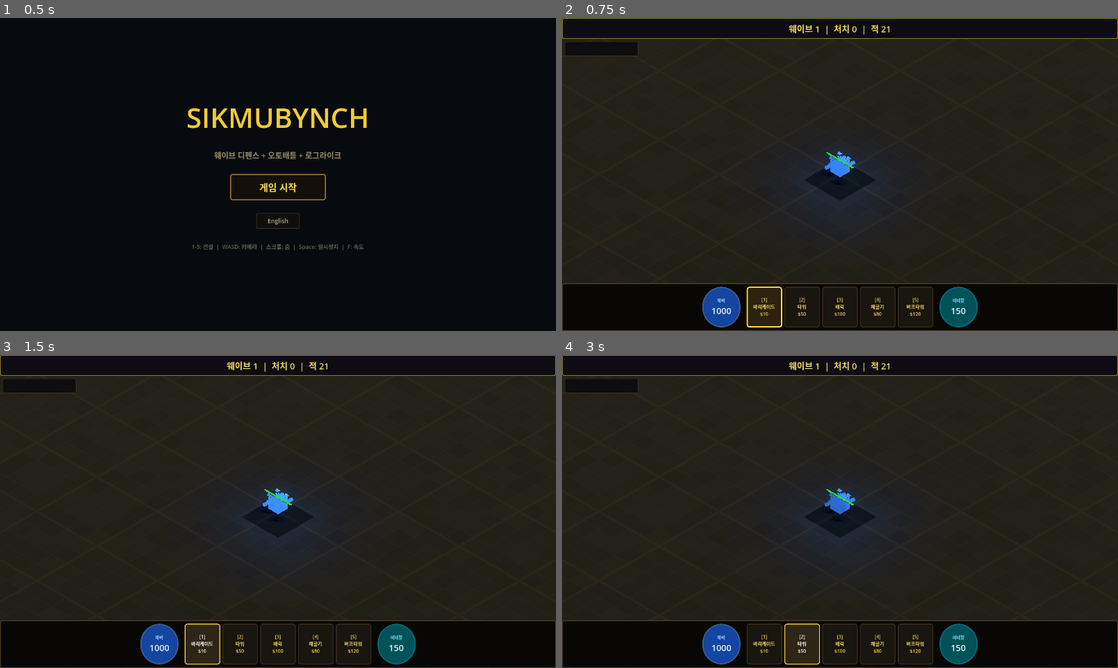
Above: before the commit, frames 1-4 (two rows, left to right).
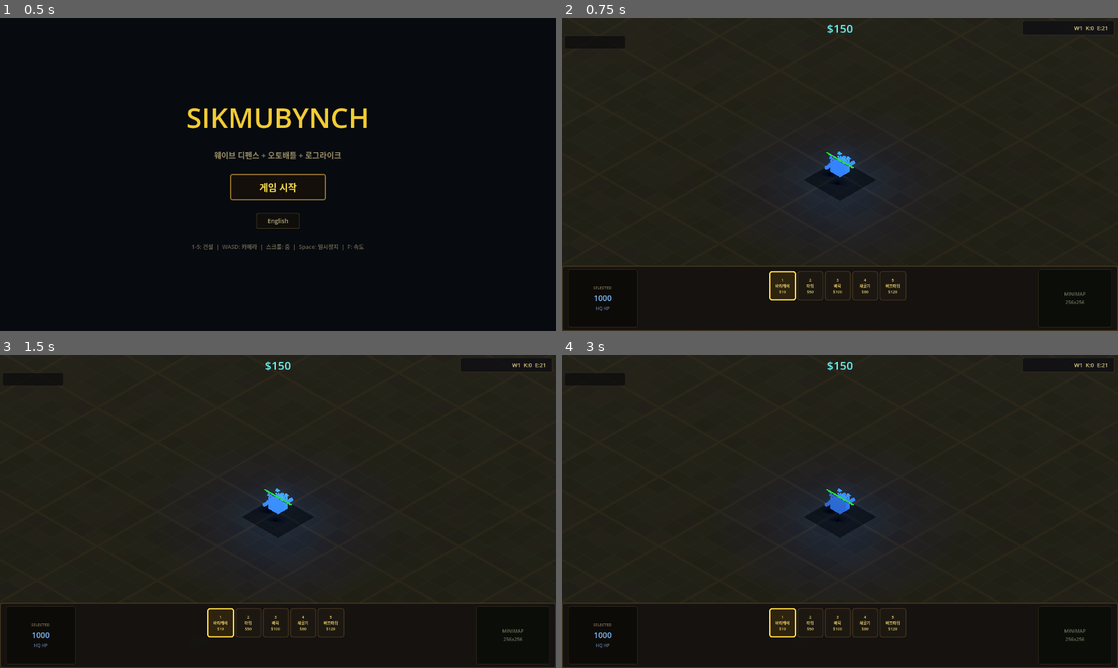
Above: after the commit, the same moments.

Repository: kingkingburger/sikmubynch
Game: Godot game, scene res://scenes/main/title.tscn
Same seed, same stepped clock (60 frames per second), same inputs: the game is played once before the commit and once after it. Sound files missing from this copy of the repository are replaced by a short silence.
Inputs (mouse positions are in pixels of both pictures, inside the frame that each line leads up to):
- Up to frame 1 (0.5 s): no input
- Up to frame 2 (0.75 s): click "게임 시작" at 0.5 s
- Up to frame 3 (1.5 s): click (200, 642) at 1.25 s, where only the run before the commit has a clickable "[1] 바리케이드 $10"
- Up to frame 4 (3 s): click (784, 624) at 2 s, where only the run after the commit has a clickable "1 바리케이 $10"; click (801, 642) at 2.75 s, where only the run before the commit has a clickable "[2] 타워 $50"

Frame 1 is identical in both runs. In frame 2, 5.0% of the frame differs, in the area x 0-100%, y 0-99%; in frame 3, 5.6%; in frame 4, 5.5%.

Commit message:
StarCraft 스타일 UI 레이아웃 전면 교체
- 상단 중앙: 미네랄 대형 숫자
- 상단 우측: 웨이브/킬/적 정보
- 좌측 플로팅: 시너지 패널
- 하단 3분할: 포트레이트(좌) + 빌드 8슬롯(중) + 미니맵(우)
- 오브 UI 제거, 숫자 기반으로 전환

Co-Authored-By: Claude Opus 4.6 (1M context) <noreply@anthropic.com>

Diff:
--- a/project/scenes/main/game.gd
+++ b/project/scenes/main/game.gd
@@ -34,13 +34,13 @@
 
 # UI
 var _canvas: CanvasLayer
-var _top_bar_label: Label
+var _mineral_label: Label
+var _wave_info_label: Label
+var _hp_label: Label
 var _hotbar_label: Label
 var _game_over_panel: PanelContainer
 var _result_label: Label
 var _slot_buttons: Array = []
-var _hp_orb_val: Label
-var _mineral_orb_val: Label
 
 # Reward card UI
 var _card_panel: PanelContainer
@@ -395,89 +395,131 @@
 	_canvas = CanvasLayer.new()
 	add_child(_canvas)
 
-	# --- Top bar ---
-	var top_panel := PanelContainer.new()
-	top_panel.set_anchors_preset(Control.PRESET_TOP_WIDE)
-	top_panel.custom_minimum_size = Vector2(0, 48)
-	top_panel.add_theme_stylebox_override("panel", _create_panel_style(
-		Color(0.04, 0.04, 0.07, 0.92), Color(0.55, 0.45, 0.18), 2))
-	_canvas.add_child(top_panel)
-
-	_top_bar_label = Label.new()
-	_top_bar_label.horizontal_alignment = HORIZONTAL_ALIGNMENT_CENTER
-	_top_bar_label.vertical_alignment = VERTICAL_ALIGNMENT_CENTER
-	_top_bar_label.add_theme_font_size_override("font_size", 20)
-	_top_bar_label.add_theme_color_override("font_color", Color(0.95, 0.85, 0.4))
-	top_panel.add_child(_top_bar_label)
-
-	# --- Bottom bar (Diablo-style: HP orb + build slots + mineral orb) ---
-	var bottom_panel := PanelContainer.new()
-	bottom_panel.set_anchors_preset(Control.PRESET_BOTTOM_WIDE)
-	bottom_panel.custom_minimum_size = Vector2(0, 110)
-	bottom_panel.offset_top = -110.0
-	bottom_panel.add_theme_stylebox_override("panel", _create_panel_style(
-		Color(0.03, 0.025, 0.02, 0.97), Color(0.45, 0.35, 0.18, 0.5), 2))
-	_canvas.add_child(bottom_panel)
-
-	var hbox := HBoxContainer.new()
-	hbox.alignment = BoxContainer.ALIGNMENT_CENTER
-	hbox.add_theme_constant_override("separation", 14)
-	hbox.set_anchors_preset(Control.PRESET_FULL_RECT)
-	bottom_panel.add_child(hbox)
-
-	# --- HP Orb (left) ---
-	var hp_orb := _create_orb(Color(0.08, 0.27, 0.63), Color(0.05, 0.17, 0.45), Color(0.22, 0.37, 0.56))
-	hbox.add_child(hp_orb)
-	var hp_vbox: VBoxContainer = hp_orb.get_child(0)
-	var hp_label: Label = hp_vbox.get_child(0)
-	hp_label.text = Locale.t("hp")
-	hp_label.add_theme_color_override("font_color", Color(0.56, 0.79, 0.98))
-	_hp_orb_val = hp_vbox.get_child(1)
-	_hp_orb_val.add_theme_color_override("font_color", Color(0.89, 0.95, 0.99))
-
-	# --- Build slots (center) ---
+	# --- Top center: Mineral (big, prominent) ---
+	_mineral_label = Label.new()
+	_mineral_label.set_anchors_preset(Control.PRESET_CENTER_TOP)
+	_mineral_label.offset_top = 6.0
+	_mineral_label.offset_left = -80.0
+	_mineral_label.offset_right = 80.0
+	_mineral_label.horizontal_alignment = HORIZONTAL_ALIGNMENT_CENTER
+	_mineral_label.add_theme_font_size_override("font_size", 26)
+	_mineral_label.add_theme_color_override("font_color", Color(0.4, 0.95, 0.95))
+	_canvas.add_child(_mineral_label)
+
+	# --- Top right: Wave / Kills / Time ---
+	var tr_panel := PanelContainer.new()
+	tr_panel.set_anchors_preset(Control.PRESET_TOP_RIGHT)
+	tr_panel.offset_left = -220.0
+	tr_panel.offset_top = 6.0
+	tr_panel.offset_right = -8.0
+	tr_panel.add_theme_stylebox_override("panel", _create_panel_style(
+		Color(0.06, 0.06, 0.08, 0.85), Color(0.3, 0.25, 0.15, 0.4), 1))
+	_canvas.add_child(tr_panel)
+	_wave_info_label = Label.new()
+	_wave_info_label.horizontal_alignment = HORIZONTAL_ALIGNMENT_RIGHT
+	_wave_info_label.add_theme_font_size_override("font_size", 13)
+	_wave_info_label.add_theme_color_override("font_color", Color(0.85, 0.78, 0.5))
+	tr_panel.add_child(_wave_info_label)
+
+	# --- Bottom panel (StarCraft style: portrait | build | minimap) ---
+	var bottom := PanelContainer.new()
+	bottom.set_anchors_preset(Control.PRESET_BOTTOM_WIDE)
+	bottom.custom_minimum_size = Vector2(0, 150)
+	bottom.offset_top = -150.0
+	bottom.add_theme_stylebox_override("panel", _create_panel_style(
+		Color(0.08, 0.07, 0.06, 0.97), Color(0.35, 0.28, 0.15, 0.6), 2))
+	_canvas.add_child(bottom)
+
+	var grid := HBoxContainer.new()
+	grid.set_anchors_preset(Control.PRESET_FULL_RECT)
+	grid.add_theme_constant_override("separation", 0)
+	bottom.add_child(grid)
+
+	# --- Left: Portrait area ---
+	var portrait := PanelContainer.new()
+	portrait.custom_minimum_size = Vector2(160, 0)
+	portrait.add_theme_stylebox_override("panel", _create_panel_style(
+		Color(0.05, 0.04, 0.03, 0.9), Color(0.3, 0.25, 0.15, 0.4), 1))
+	grid.add_child(portrait)
+	var port_vbox := VBoxContainer.new()
+	port_vbox.alignment = BoxContainer.ALIGNMENT_CENTER
+	portrait.add_child(port_vbox)
+	var port_title := Label.new()
+	port_title.text = "SELECTED"
+	port_title.horizontal_alignment = HORIZONTAL_ALIGNMENT_CENTER
+	port_title.add_theme_font_size_override("font_size", 9)
+	port_title.add_theme_color_override("font_color", Color(0.5, 0.45, 0.35))
+	port_vbox.add_child(port_title)
+	_hp_label = Label.new()
+	_hp_label.horizontal_alignment = HORIZONTAL_ALIGNMENT_CENTER
+	_hp_label.add_theme_font_size_override("font_size", 18)
+	_hp_label.add_theme_color_override("font_color", Color(0.5, 0.75, 1.0))
+	port_vbox.add_child(_hp_label)
+	var hp_sub := Label.new()
+	hp_sub.text = "HQ HP"
+	hp_sub.horizontal_alignment = HORIZONTAL_ALIGNMENT_CENTER
+	hp_sub.add_theme_font_size_override("font_size", 10)
+	hp_sub.add_theme_color_override("font_color", Color(0.4, 0.5, 0.65))
+	port_vbox.add_child(hp_sub)
+
+	# --- Center: Build slots ---
+	var center := VBoxContainer.new()
+	center.size_flags_horizontal = Control.SIZE_EXPAND_FILL
+	center.add_theme_constant_override("separation", 4)
+	grid.add_child(center)
+
+	# Wave info bar
+	var wave_bar := HBoxContainer.new()
+	wave_bar.alignment = BoxContainer.ALIGNMENT_CENTER
+	center.add_child(wave_bar)
+
+	# Build buttons
 	var build_hbox := HBoxContainer.new()
 	build_hbox.alignment = BoxContainer.ALIGNMENT_CENTER
-	build_hbox.add_theme_constant_override("separation", 5)
-	hbox.add_child(build_hbox)
+	build_hbox.add_theme_constant_override("separation", 3)
+	center.add_child(build_hbox)
 
 	for i in _building_datas.size():
 		var bd := _building_datas[i] as BuildingData
 		var btn := Button.new()
-		btn.custom_minimum_size = Vector2(82, 82)
+		btn.custom_minimum_size = Vector2(60, 68)
 		var localized_name := Locale.get_building_name(bd.building_name)
-		btn.text = "[%d]\n%s\n$%d" % [i + 1, localized_name.substr(0, 5).to_upper(), bd.cost]
-		btn.add_theme_font_size_override("font_size", 11)
-		btn.add_theme_color_override("font_color", Color(0.92, 0.82, 0.38))
-		var normal_style := _create_panel_style(
-			Color(0.12, 0.1, 0.07, 0.75), Color(0.4, 0.3, 0.18, 0.5), 2)
-		normal_style.corner_radius_top_left = 6
-		normal_style.corner_radius_top_right = 6
-		normal_style.corner_radius_bottom_left = 6
-		normal_style.corner_radius_bottom_right = 6
-		btn.add_theme_stylebox_override("normal", normal_style)
-		var hover_style := _create_panel_style(
-			Color(0.22, 0.18, 0.1, 0.8), Color(1.0, 0.84, 0.2), 2)
-		hover_style.corner_radius_top_left = 6
-		hover_style.corner_radius_top_right = 6
-		hover_style.corner_radius_bottom_left = 6
-		hover_style.corner_radius_bottom_right = 6
-		btn.add_theme_stylebox_override("hover", hover_style)
-		btn.add_theme_stylebox_override("pressed", hover_style)
-		btn.add_theme_stylebox_override("focus", normal_style)
+		btn.text = "%d\n%s\n$%d" % [i + 1, localized_name.substr(0, 4).to_upper(), bd.cost]
+		btn.add_theme_font_size_override("font_size", 9)
+		btn.add_theme_color_override("font_color", Color(0.88, 0.78, 0.4))
+		var ns := _create_panel_style(
+			Color(0.1, 0.09, 0.07, 0.85), Color(0.3, 0.25, 0.15, 0.5), 2)
+		ns.corner_radius_top_left = 4
+		ns.corner_radius_top_right = 4
+		ns.corner_radius_bottom_left = 4
+		ns.corner_radius_bottom_right = 4
+		btn.add_theme_stylebox_override("normal", ns)
+		var hs := _create_panel_style(
+			Color(0.18, 0.15, 0.08, 0.9), Color(0.9, 0.75, 0.25), 2)
+		hs.corner_radius_top_left = 4
+		hs.corner_radius_top_right = 4
+		hs.corner_radius_bottom_left = 4
+		hs.corner_radius_bottom_right = 4
+		btn.add_theme_stylebox_override("hover", hs)
+		btn.add_theme_stylebox_override("pressed", hs)
+		btn.add_theme_stylebox_override("focus", ns)
 		btn.pressed.connect(_on_slot_pressed.bind(i))
 		build_hbox.add_child(btn)
 		_slot_buttons.append(btn)
 
-	# --- Mineral Orb (right) ---
-	var min_orb := _create_orb(Color(0.0, 0.32, 0.35), Color(0.0, 0.24, 0.25), Color(0.0, 0.42, 0.47))
-	hbox.add_child(min_orb)
-	var min_vbox: VBoxContainer = min_orb.get_child(0)
-	var min_label: Label = min_vbox.get_child(0)
-	min_label.text = Locale.t("mineral")
-	min_label.add_theme_color_override("font_color", Color(0.5, 0.87, 0.92))
-	_mineral_orb_val = min_vbox.get_child(1)
-	_mineral_orb_val.add_theme_color_override("font_color", Color(0.88, 0.97, 0.98))
+	# --- Right: Minimap placeholder ---
+	var minimap_panel := PanelContainer.new()
+	minimap_panel.custom_minimum_size = Vector2(170, 0)
+	minimap_panel.add_theme_stylebox_override("panel", _create_panel_style(
+		Color(0.04, 0.05, 0.03, 0.9), Color(0.3, 0.25, 0.15, 0.4), 1))
+	grid.add_child(minimap_panel)
+	var mm_label := Label.new()
+	mm_label.text = "MINIMAP\n256x256"
+	mm_label.horizontal_alignment = HORIZONTAL_ALIGNMENT_CENTER
+	mm_label.vertical_alignment = VERTICAL_ALIGNMENT_CENTER
+	mm_label.add_theme_font_size_override("font_size", 11)
+	mm_label.add_theme_color_override("font_color", Color(0.4, 0.45, 0.35))
+	minimap_panel.add_child(mm_label)
 
 	_hotbar_label = Label.new()
 	_hotbar_label.visible = false
@@ -612,14 +654,14 @@
 	var syn_panel := PanelContainer.new()
 	syn_panel.set_anchors_preset(Control.PRESET_TOP_LEFT)
 	syn_panel.offset_left = 6.0
-	syn_panel.offset_top = 54.0
-	syn_panel.custom_minimum_size = Vector2(170, 0)
+	syn_panel.offset_top = 40.0
+	syn_panel.custom_minimum_size = Vector2(140, 0)
 	syn_panel.add_theme_stylebox_override("panel", _create_panel_style(
-		Color(0.03, 0.03, 0.05, 0.8), Color(0.4, 0.35, 0.2, 0.4), 1))
+		Color(0.04, 0.04, 0.05, 0.7), Color(0.25, 0.22, 0.15, 0.3), 1))
 	_canvas.add_child(syn_panel)
 	_synergy_label = Label.new()
-	_synergy_label.add_theme_font_size_override("font_size", 13)
-	_synergy_label.add_theme_color_override("font_color", Color(0.9, 0.82, 0.55))
+	_synergy_label.add_theme_font_size_override("font_size", 11)
+	_synergy_label.add_theme_color_override("font_color", Color(0.85, 0.78, 0.5))
 	syn_panel.add_child(_synergy_label)
 	_update_synergy_bar()
 
@@ -1288,19 +1330,18 @@
 	_update_slot_highlight()
 
 func _update_hud() -> void:
-	if _top_bar_label:
-		var wave_text := ""
+	if _mineral_label:
+		_mineral_label.text = "$%d" % GameManager.minerals
+	if _wave_info_label:
+		var next := ""
 		if _between_waves:
-			wave_text = "  |  " + Locale.t_fmt("next_wave", [int(ceil(_wave_countdown))])
-		var pause_text := "  ||  " + Locale.t("paused") if GameFeel.paused else ""
-		_top_bar_label.text = Locale.t_fmt("hud_format", [
-			GameManager.wave_number, GameManager.kill_count, enemies_alive
-		]) + wave_text + pause_text
-	if _hp_orb_val and _hq:
+			next = "  |  Next: %ds" % int(ceil(_wave_countdown))
+		var pause := "  ||" if GameFeel.paused else ""
+		_wave_info_label.text = "W%d  K:%d  E:%d%s%s" % [
+			GameManager.wave_number, GameManager.kill_count, enemies_alive, next, pause]
+	if _hp_label and _hq:
 		var hp := int(_hq.current_hp) if is_instance_valid(_hq) else 0
-		_hp_orb_val.text = "%d" % hp
-	if _mineral_orb_val:
-		_mineral_orb_val.text = "%d" % GameManager.minerals
+		_hp_label.text = "%d" % hp
 
 func _on_game_over() -> void:
 	AudioManager.stop_bgm()
Not shown, changed: build/SIKMUBYNCH.exe
